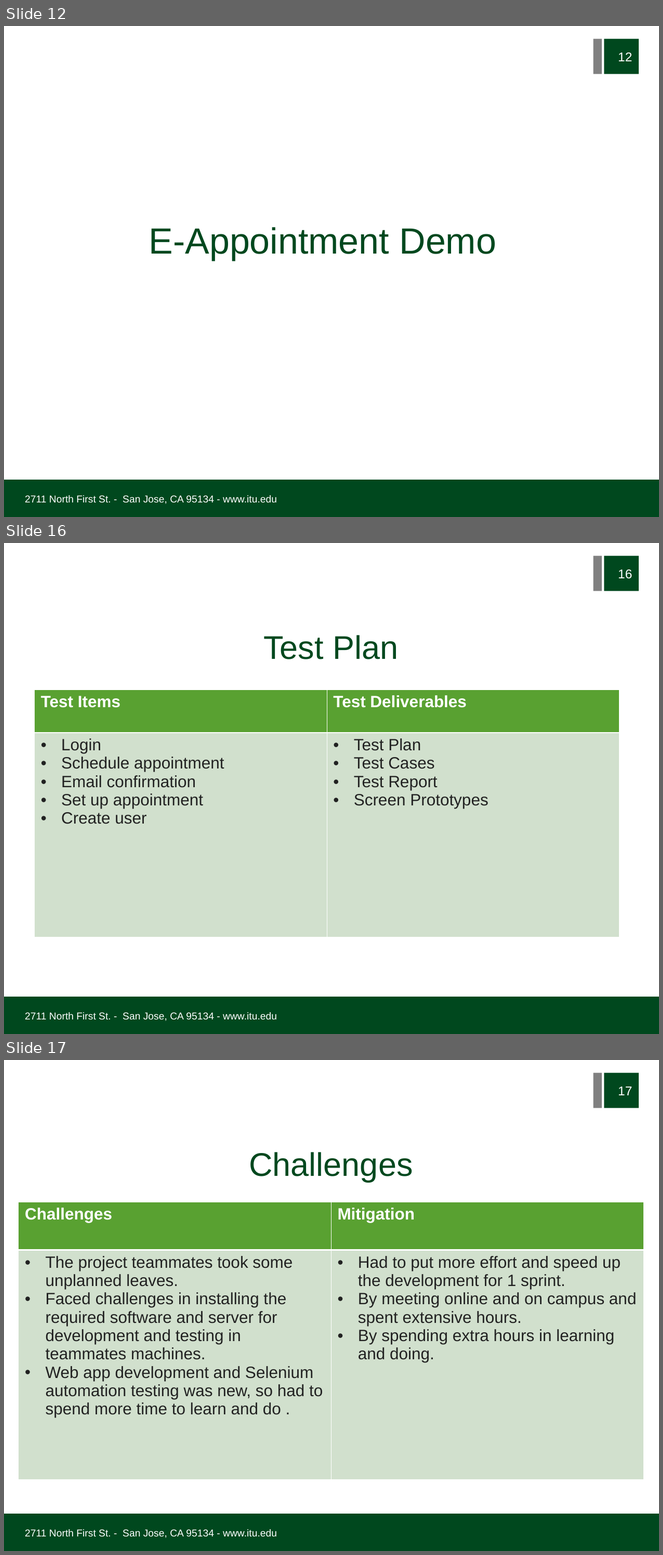
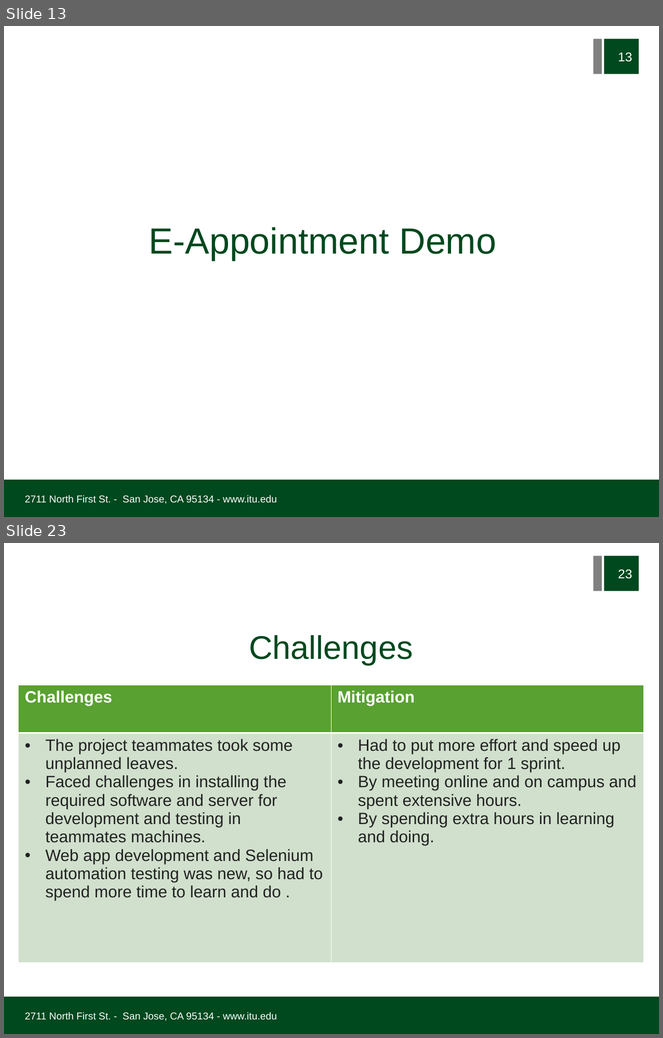
Before and after one commit to joshisange89/EAppointment, a slide deck: Documentation/Demo/Demo Presentation/E-Appointment_Demo.ppt. Shown one above the other, each under a label of ours: slides 12, 16 and 17 before the commit, slides 13 and 23 after it; the slides between them are not shown. The pictures are 663x1555 and 663x1038 pixels, drawn with LibreOffice and Linux fonts; fonts in the diff are those of the drawing; background and template pictures are left out. Boxes give left, top, right and bottom in pixels: in the first picture for what was removed or moved away, otherwise in the second. Text is boxed around its words. In the diff, an @@ line names an element or a change of style, - is before the commit and + after.

Commit message:
Proto type Screens

```diff
--- a/Documentation/Demo/Demo Presentation/E-Appointment_Demo.ppt
+++ b/Documentation/Demo/Demo Presentation/E-Appointment_Demo.ppt
@@ slide 16 removed at [4, 543, 659, 1034], background #FFFFFF; not listed: 3 template elements that a slide beside it also shows @@
@@ page number removed at [618, 570, 632, 579] @@
-16
@@ title removed at [263, 635, 398, 659] @@
-Test Plan
@@ table removed at [34, 690, 620, 938], 2 rows, 2 columns @@
-Test Items | Test Deliverables
-Login / Schedule appointment / Email confirmation / Set up appointment / Create user | Test Plan / Test Cases / Test Report / Screen Prototypes
@@ text removed at [25, 1013, 277, 1021] @@
-2711 North First St. - San Jose, CA 95134 - www.itu.edu
@@ what was slide 12 is now slide 13 @@
@@ page number at [618, 53, 632, 62]: text changed @@
-12
+13
@@ what was slide 17 is now slide 23 @@
@@ page number at [618, 570, 632, 579]: text changed @@
-17
+23
```
Also in this commit, not shown: 5 slides changed, 7 slides added, 29 other files.
